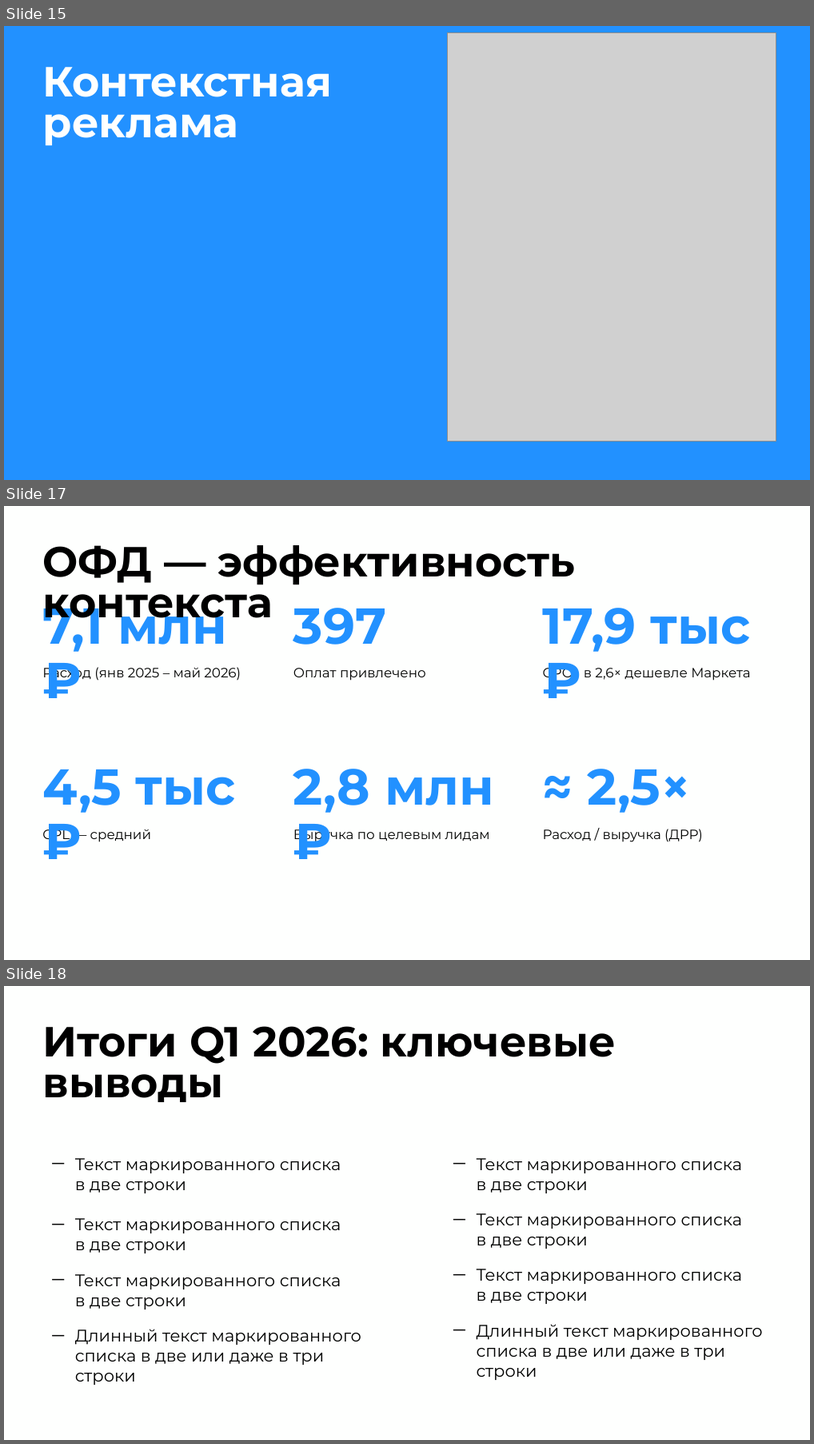
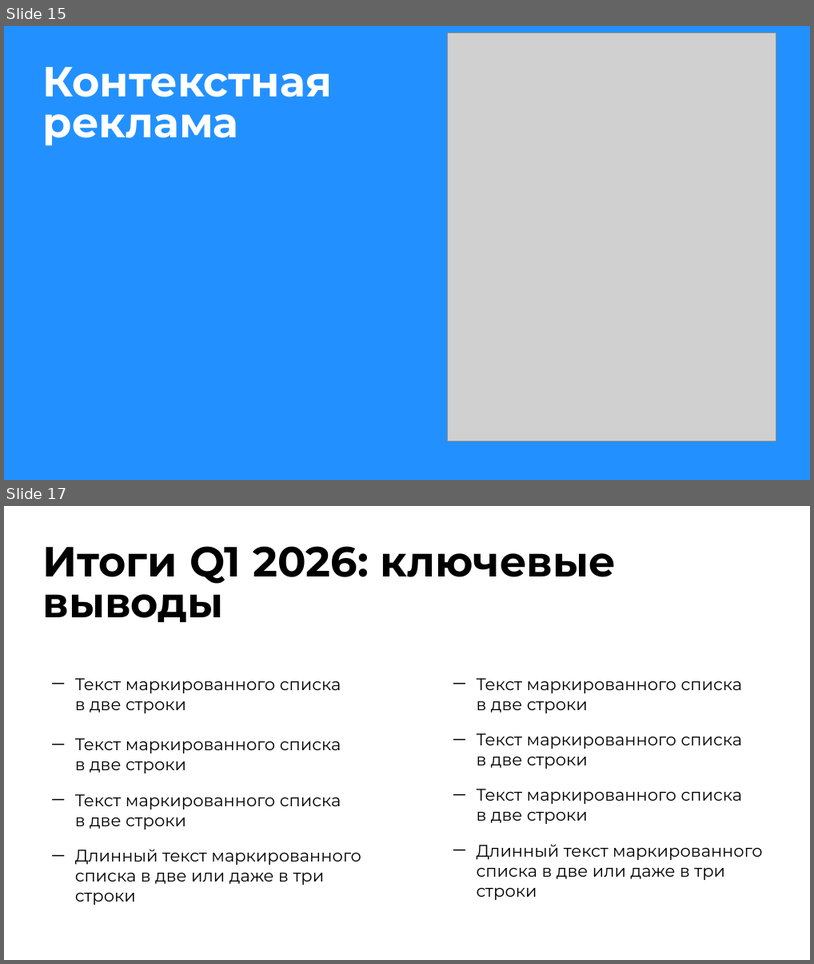
Before and after one commit to burbonivanovich-oss/google-presentation, a slide deck: Итоги Q1 2026 — Контур.pptx. Shown one above the other, each under a label of ours: slides 15, 17 and 18 before the commit, slides 15 and 17 after it; the slides between them are not shown. The pictures are 814x1444 and 814x964 pixels, drawn with LibreOffice and Linux fonts; fonts in the diff are those of the drawing; grey boxes stand for pictures. Boxes give left, top, right and bottom in pixels: in the first picture for what was removed or moved away, otherwise in the second. Text is boxed around its words. In the diff, an @@ line names an element or a change of style, - is before the commit and + after.

```diff
--- a/Итоги Q1 2026 — Контур.pptx
+++ b/Итоги Q1 2026 — Контур.pptx
@@ slide 17 removed at box(4, 506, 810, 960), background #FEFFFE @@
@@ title removed at box(43, 545, 576, 627) @@
-ОФД — эффективность контекста
@@ text removed at box(42, 595, 227, 652) @@
-7,1 млн ₽
@@ text removed at box(294, 608, 386, 644) @@
-397
@@ text removed at box(543, 608, 751, 652) @@
-17,9 тыс ₽
@@ text removed at box(42, 664, 241, 681) @@
-Расход (янв 2025 – май 2026)
@@ text removed at box(294, 668, 426, 680) @@
-Оплат привлечено
@@ text removed at box(543, 664, 750, 681) @@
-CPO · в 2,6× дешевле Маркета
@@ text removed at box(42, 769, 236, 812) @@
-4,5 тыс ₽
@@ text removed at box(294, 768, 494, 812) @@
-2,8 млн ₽
@@ text removed at box(587, 768, 690, 812) @@
-≈ 2,5×
@@ text removed at box(42, 826, 151, 843) @@
-CPL — средний
@@ text removed at box(294, 826, 490, 843) @@
-Выручка по целевым лидам
@@ text removed at box(543, 828, 703, 842) @@
-Расход / выручка (ДРР)
@@ what was slide 18 is now slide 17 @@
```
Also in this commit, not shown: 3 slides changed, 1 slide added, 1 other slide removed, 1 other file.
